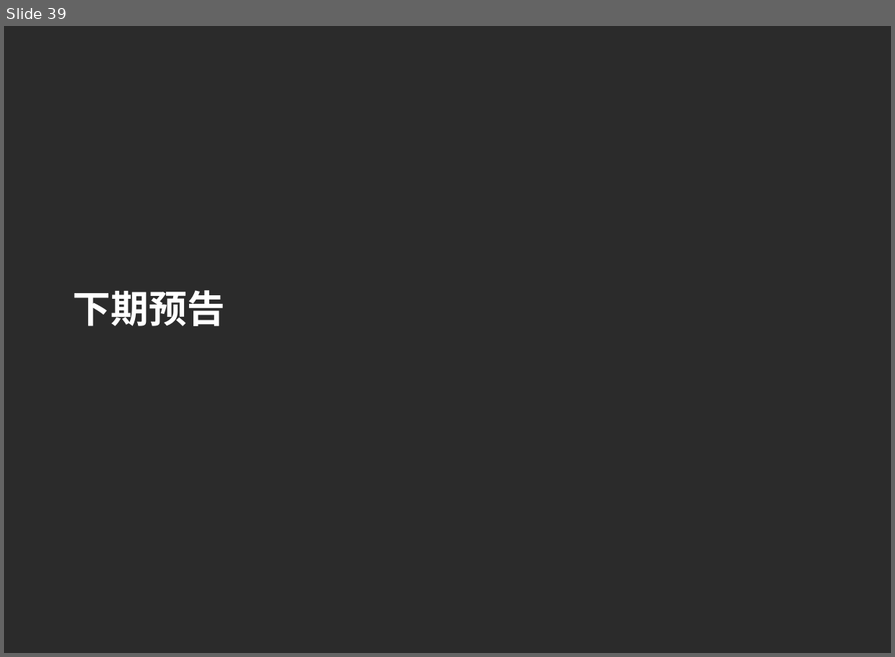
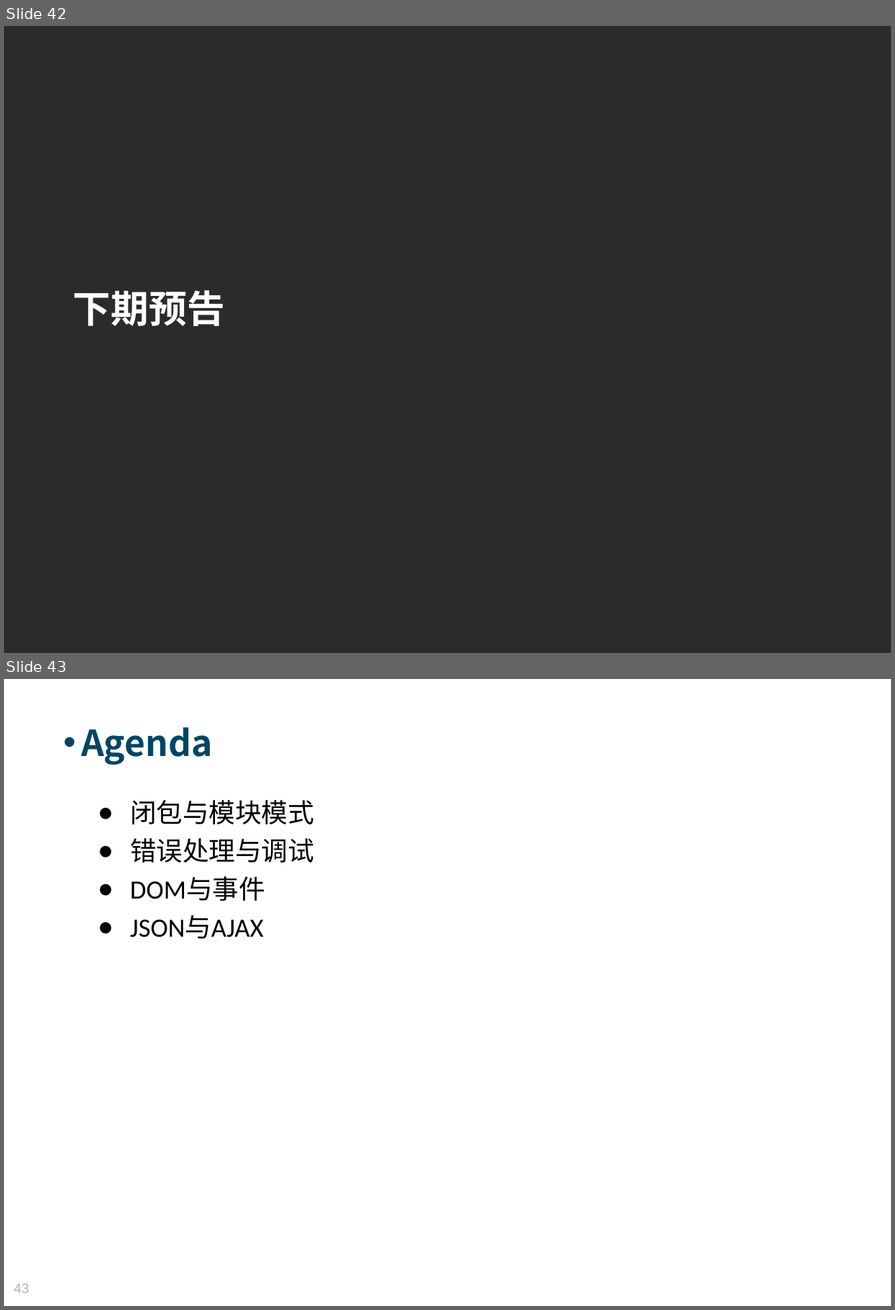
Before and after one commit to Moses824/Train-Javascript-Basic, a slide deck: Train_Javascript_Basic.ppt. Shown one above the other, each under a label of ours: slide 39 before the commit, slides 42 and 43 after it. The pictures are 895x657 and 895x1310 pixels, drawn with LibreOffice and Linux fonts; fonts in the diff are those of the drawing; background and template pictures are left out; a plain dark background stands for a picture behind light text. Boxes give left, top, right and bottom in pixels: in the first picture for what was removed or moved away, otherwise in the second. Text is boxed around its words. In the diff, an @@ line names an element or a change of style, - is before the commit and + after.

```diff
--- a/Train_Javascript_Basic.ppt
+++ b/Train_Javascript_Basic.ppt
@@ slide 43 added at (4, 679, 891, 1306), background picture (left out) @@
@@ text added at (81, 727, 213, 765), 34 pt, text #004664, bold @@
+• Agenda
@@ text added at (130, 800, 314, 939), 25 pt, text #000000 @@
+● 闭包与模块模式
+● 错误处理与调试
+● DOM与事件
+● JSON与AJAX
@@ page number added at (14, 1284, 29, 1293), 13 pt, text #B2B2B2 @@
+43
@@ what was slide 39 is now slide 42 @@
```
Also in this commit, not shown: 2 slides changed, 4 other slides added, 1 slide removed, 1 other file.
